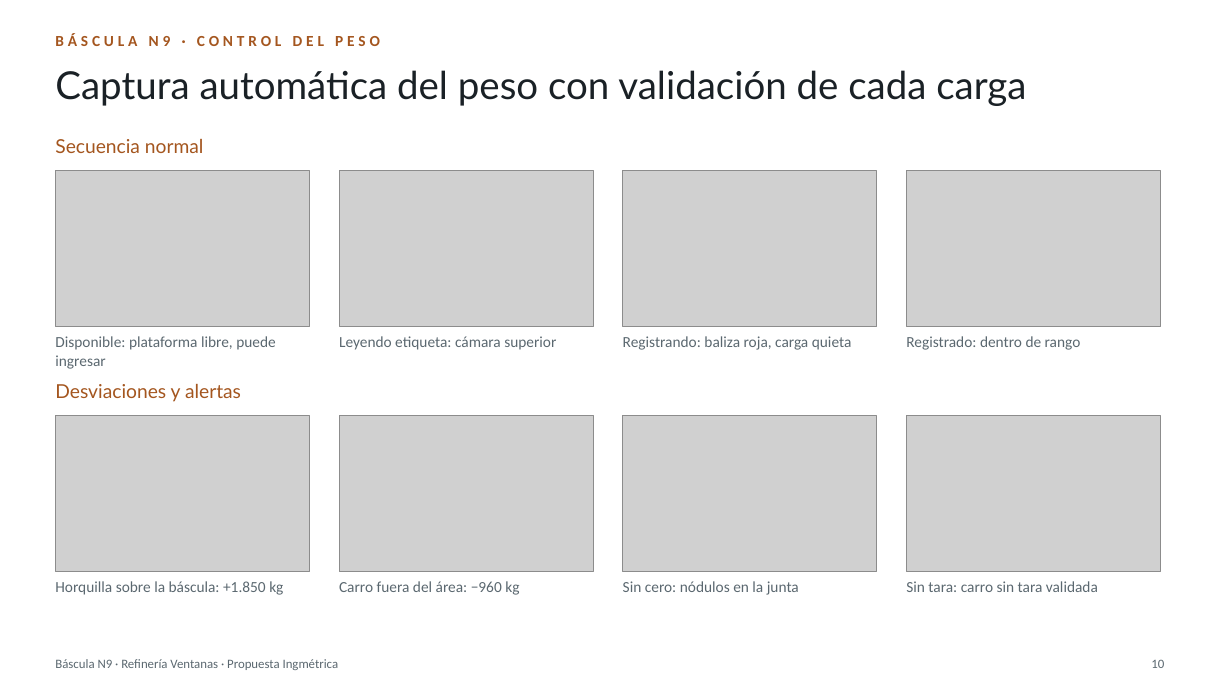
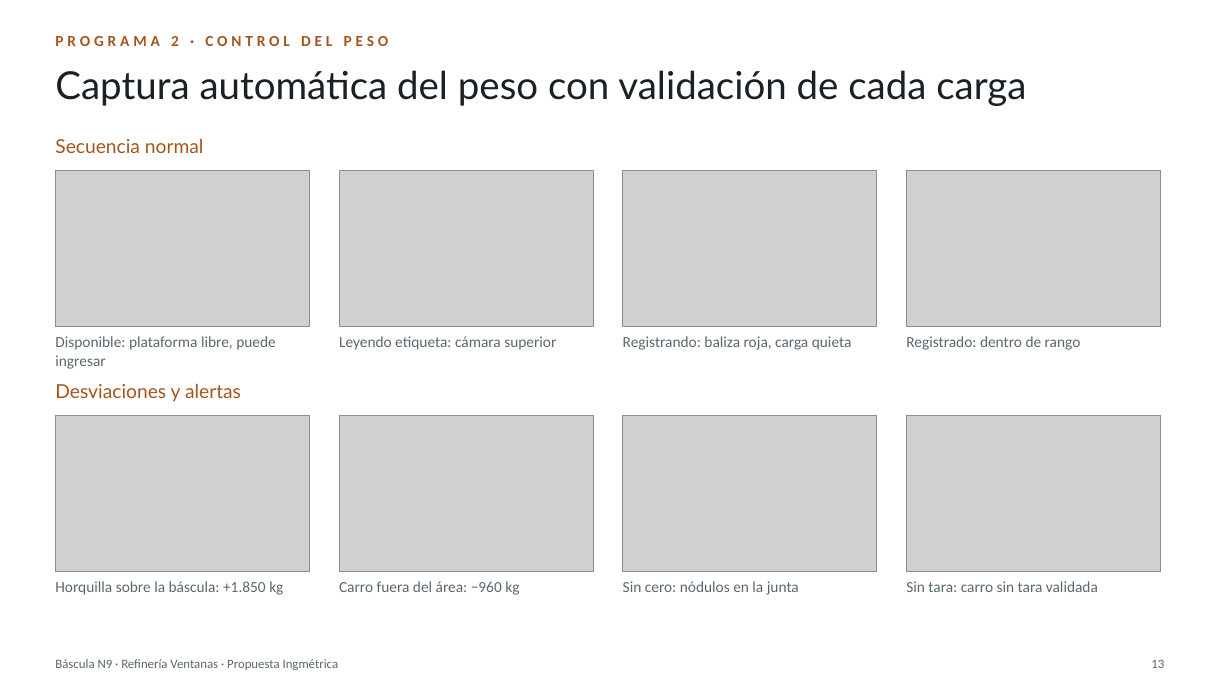
Before and after one commit to BortegaING/Codelco-Proyecto, a slide deck: slide 13 of presentacion/Bascula-N9-Ventanas.pptx (slide 10 before the commit). Drawn at 1232x693 pixels with LibreOffice and Linux fonts; fonts in the diff are those of the drawing; grey boxes stand for pictures. Boxes give left, top, right and bottom in pixels: in the first picture for what was removed or moved away, otherwise in the second. Text is boxed around its words. In the diff, an @@ line names an element or a change of style, - is before the commit and + after.

```diff
--- a/presentacion/Bascula-N9-Ventanas.pptx
+++ b/presentacion/Bascula-N9-Ventanas.pptx
@@ text at [55, 36, 389, 46]: text changed @@
-BÁSCULA N9 · CONTROL DEL PESO
+PROGRAMA 2 · CONTROL DEL PESO
@@ page number at [1151, 659, 1164, 668]: text changed @@
-10
+13
```
Also in this commit, not shown: 4 other slides changed, 1 slide added, 3 other files.
